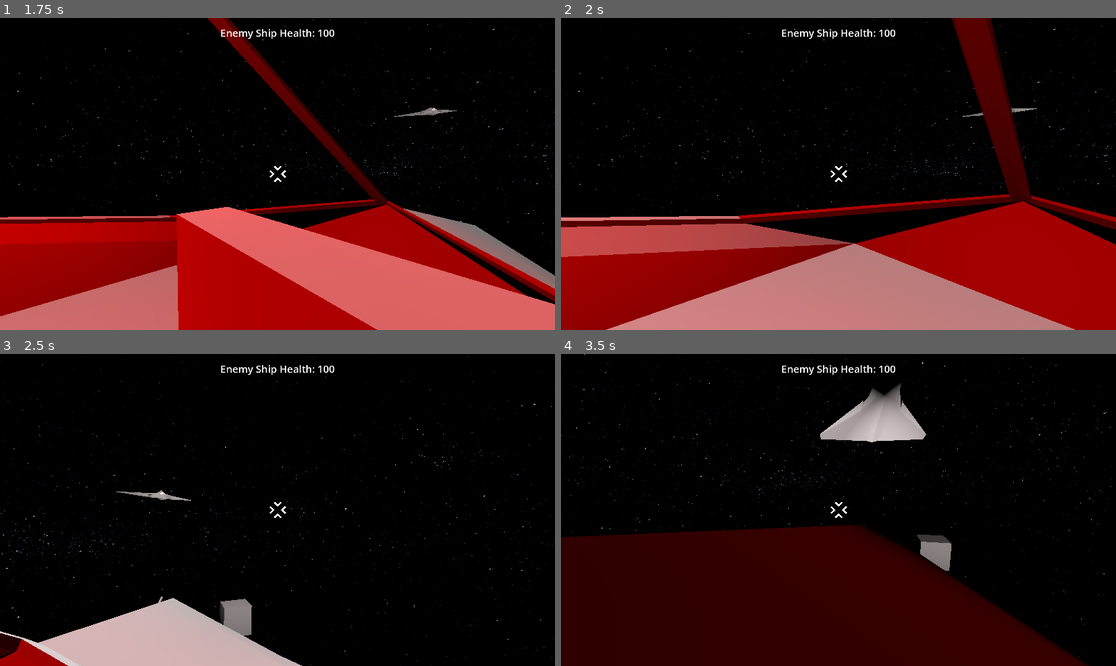
Above: before the commit, frames 1-4 (two rows, left to right).
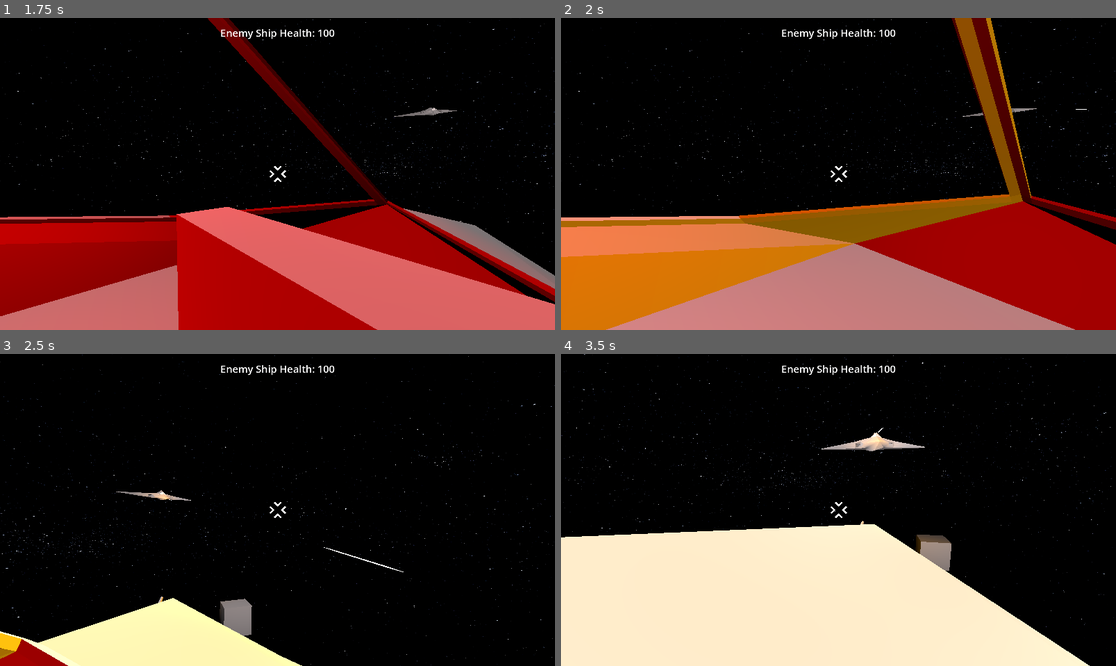
Above: after the commit, the same moments.

Repository: Greenwolf8/UntitledSpaceGame
Game: Godot game, scene res://Map.tscn
Same seed, same stepped clock (60 frames per second), same inputs: the game is played once before the commit and once after it.
Inputs (mouse positions are in pixels of both pictures, inside the frame that each line leads up to):
- Up to frame 1 (1.75 s): tap Enter at 0.5 s; move the mouse to (305, 174) at 0.52 s; hold F (fire) 0.53-1.28 s; hold W (move_forward) from 0.53 s (still down); tap Space (jump) at 0.77, 1.52 s; move the mouse to (249, 174) at 1.27 s; tap C (camera_lock) at 1.35 s; tap F (fire) at 1.55 s
- Up to frame 2 (2 s): keep holding W (move_forward)
- Up to frame 3 (2.5 s): keep holding W (move_forward); move the mouse to (288, 503) at 2.02 s; hold F (fire) from 2.03 s (still down)
- Up to frame 4 (3.5 s): keep holding W (move_forward); move the mouse to (832, 516) at 2.77 s; release F (fire) at 2.78 s; tap E (interact) at 2.85 s; tap Space (jump) at 3.02 s; tap F (fire) at 3.05 s

Frame 1 is identical in both runs. In frame 2, 17% of the frame differs, in the area x 0-95%, y 0-100%; in frame 3, 6.3%; in frame 4, 36%, in the area x 0-96%, y 0-100%.

Commit message:
change: cannons now work in bursts
Cannons for player work in 1 second bursts when held down, with a 0.5s charge before firing.

Diff:
--- a/Cannon.tscn
+++ b/Cannon.tscn
@@ -11,6 +11,13 @@
 [node name="MuzzleExit" type="Marker3D" parent="Cannon"]
 transform = Transform3D(0.9999998, 0, 0, 0, 1, 0, 0, -2.842171e-14, 0.9999998, 0, 1.0002136, -2.1860362e-07)
 
-[node name="Fire_timer" type="Timer" parent="Cannon"]
-wait_time = 0.25
+[node name="FireTimer" type="Timer" parent="Cannon"]
+wait_time = 0.05
 one_shot = true
+
+[node name="PreFireTimer" type="Timer" parent="Cannon"]
+wait_time = 0.5
+one_shot = true
+
+[node name="FireTime" type="Timer" parent="Cannon"]
+one_shot = true
--- a/Ship.gd
+++ b/Ship.gd
@@ -4,7 +4,9 @@
 @export var turn_torque = 4.5
 @export var bullet_scene : PackedScene = preload("res://Bullet.tscn")
 @onready var fire_point = %Hardpoint_1/Cannon/Cannon/MuzzleExit
-@onready var fire_timer = %Hardpoint_1/Cannon/Cannon/Fire_timer
+@onready var fire_timer = %Hardpoint_1/Cannon/Cannon/FireTimer
+@onready var pre_fire_timer = %Hardpoint_1/Cannon/Cannon/PreFireTimer
+@onready var fire_time = %Hardpoint_1/Cannon/Cannon/FireTime
 @onready var camera_3d: Camera3D = %Camera3D
 @onready var front_cast: RayCast3D = %FrontCast
 @onready var speed_label: Label = %Speed
@@ -60,6 +62,9 @@
 	if Input.is_action_pressed("fire") and withPlayer:
 		shoot()
 
+	if Input.is_action_just_pressed("fire") and withPlayer:
+		just_shot()
+
 func interact_pressed():
 	var canEnter = not withPlayer
 	var hit_object = front_cast.get_collider()
@@ -81,13 +86,18 @@
 		%Camera3D.rotation_degrees.x = 0
 		%Camera3D.rotation_degrees.y = 90
 
+func just_shot():
+	pre_fire_timer.start()
+	await get_tree().create_timer(0.05).timeout
+	fire_time.start()
+
 func shoot():
-	if fire_timer.is_stopped():
-		fire_timer.start()
-		var bullet = bullet_scene.instantiate()
-		get_tree().root.add_child(bullet)
-		bullet.global_transform = fire_point.global_transform
-
+	await get_tree().create_timer(0.05).timeout
+	if fire_timer.is_stopped() and pre_fire_timer.is_stopped() and fire_time.time_left > 0:
+			fire_timer.start()
+			var bullet = bullet_scene.instantiate()
+			get_tree().root.add_child(bullet)
+			bullet.global_transform = fire_point.global_transform
 
 func _enter_ship():
 	health_label.show()
--- a/ai_ship.gd
+++ b/ai_ship.gd
@@ -7,7 +7,7 @@
 @export var ai_health_label : Label
 @onready var state_timer = %StateTimer
 @onready var fire_point = %Hardpoint_1/Cannon/Cannon/MuzzleExit
-@onready var fire_timer = %Hardpoint_1/Cannon/Cannon/Fire_timer
+@onready var fire_timer = %Hardpoint_1/Cannon/Cannon/FireTimer
 
 enum State { PATROL, CHASE, ATTACK, ZOOM}
 var current_state = State.CHASE
@@ -34,27 +34,27 @@
 			target_position = player_position
 		State.ZOOM:
 			pass
-	if global_position.distance_to(player_position) >= 200 and state_timer.is_stopped() and current_state == State.ZOOM:
+	if global_position.distance_to(player_position) >= 100 and state_timer.is_stopped() and current_state == State.ZOOM:
 		current_state = State.ATTACK
 		state_timer.start()
-	elif global_position.distance_to(player_position) < 200 and current_state == State.ATTACK:
+	elif global_position.distance_to(player_position) < 100 and current_state == State.ATTACK:
 		current_state = State.ZOOM
 		state_timer.start()
-
 		target_position = current_transform.origin + (forward_direction * 500) + (upwards_direction * 500)
 
 	if %Trigger.is_colliding():
 		shoot()
 
-
-
 	var target_transform = global_transform.looking_at(target_position, Vector3.UP)
 	global_transform = global_transform.interpolate_with(target_transform, rotation_speed * delta)
 
-
-
 	velocity = -global_transform.basis.z.normalized() * speed
 	move_and_slide()
+
+func _on_area_entered(area: Area3D) -> void:
+	if area.is_in_group("bullet"):
+		hit()
+		area.queue_free()
 
 func hit():
 	ai_health -= 10
@@ -66,12 +66,6 @@
 		print("Enemy Destroyed!")
 		set_physics_process(false)
 
-
-func _on_area_entered(area: Area3D) -> void:
-	if area.is_in_group("bullet"):
-		hit()
-		area.queue_free()
-
 func shoot():
 	if fire_timer.is_stopped():
 		fire_timer.start()
